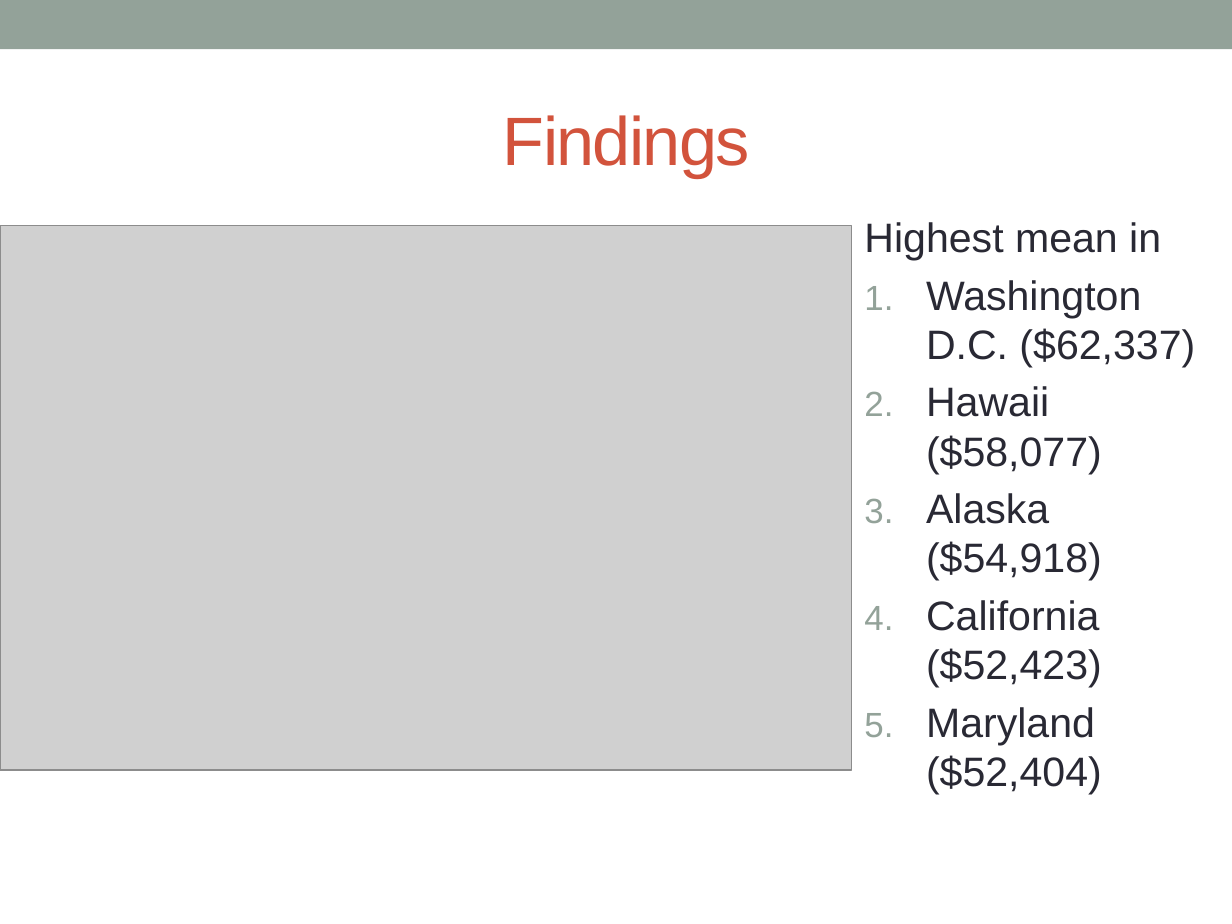
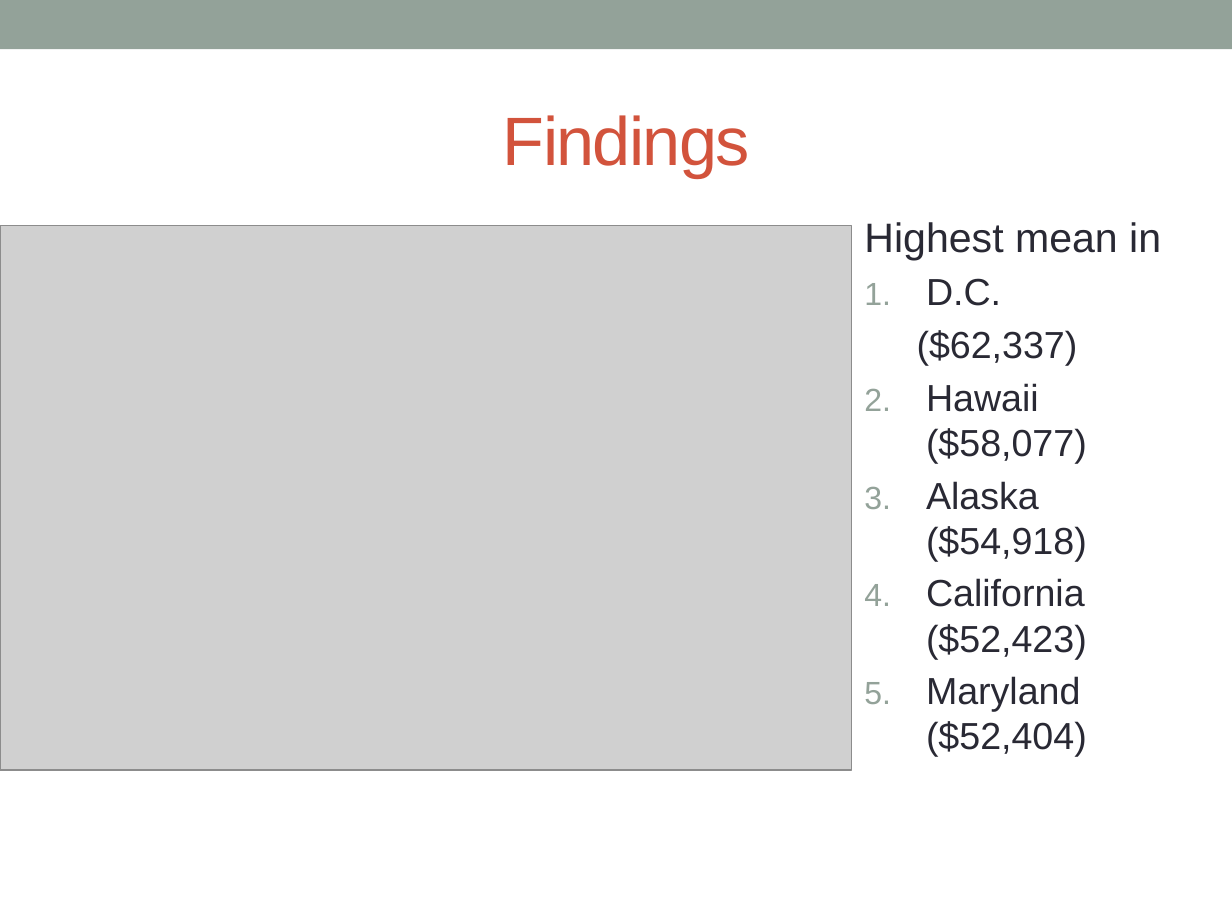
Before and after one commit to andy-olstad/599-POGS, a slide deck: slide 6 of Project 1 Powerpoint Jasmine Edit.pptx. Drawn at 1232x924 pixels with LibreOffice and Linux fonts; fonts in the diff are those of the drawing; grey boxes stand for pictures. Boxes give left, top, right and bottom in pixels: in the first picture for what was removed or moved away, otherwise in the second. Text is boxed around its words. In the diff, an @@ line names an element or a change of style, - is before the commit and + after.

```diff
--- a/Project 1 Powerpoint Jasmine Edit.pptx
+++ b/Project 1 Powerpoint Jasmine Edit.pptx
@@ text at [917, 278, 1078, 366]: text changed; size 24 to 22 pt @@
-1. Washington D.C. ($62,337)
+1. D.C.
+($62,337)
@@ text at [926, 383, 1087, 757]: size 24 to 22 pt in "Hawaii ($58,077)", "Alaska ($54,918)", "California ($52,423)", "Maryland ($52,404)" @@
```
Also in this commit, not shown: 7 other slides changed, 1 slide removed.
